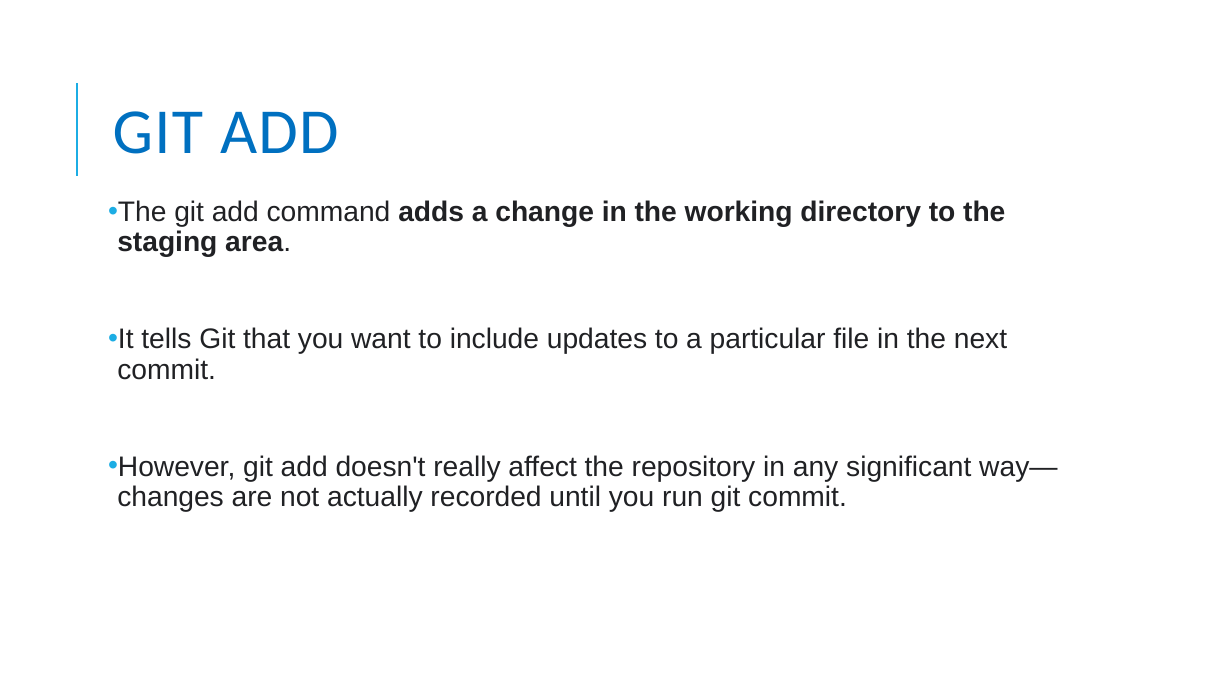
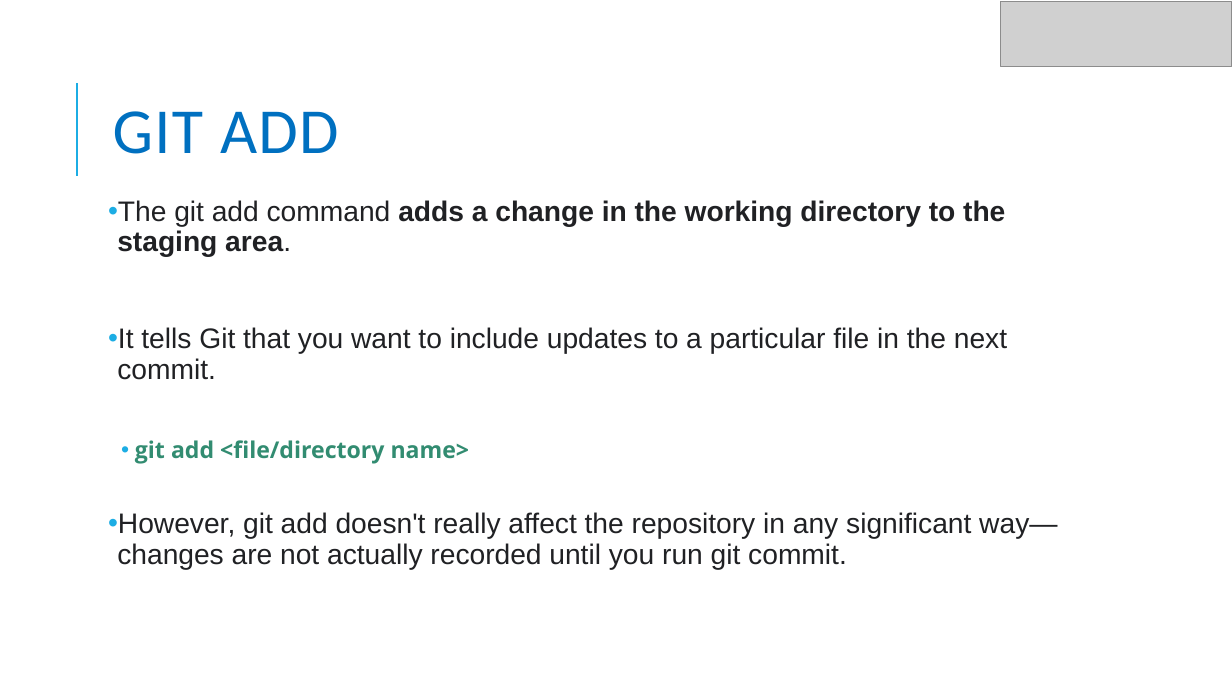
Before and after one commit to JiveshSarkar/DemoRepo, a slide deck: slide 9 of Presentation/Introduction to GIT.pptx. Drawn at 1232x693 pixels with LibreOffice and Linux fonts; fonts in the diff are those of the drawing; grey boxes stand for pictures. Boxes give left, top, right and bottom in pixels: in the first picture for what was removed or moved away, otherwise in the second. Text is boxed around its words. In the diff, an @@ line names an element or a change of style, - is before the commit and + after.

```diff
--- a/Presentation/Introduction to GIT.pptx
+++ b/Presentation/Introduction to GIT.pptx
@@ picture added at [1001, 1, 1232, 67] @@
@@ text at [135, 440, 470, 464]: paragraph added @@
+  • git add <file/directory name>
```
Also in this commit, not shown: 10 other slides changed, 2 slides added, 1 slide removed.
